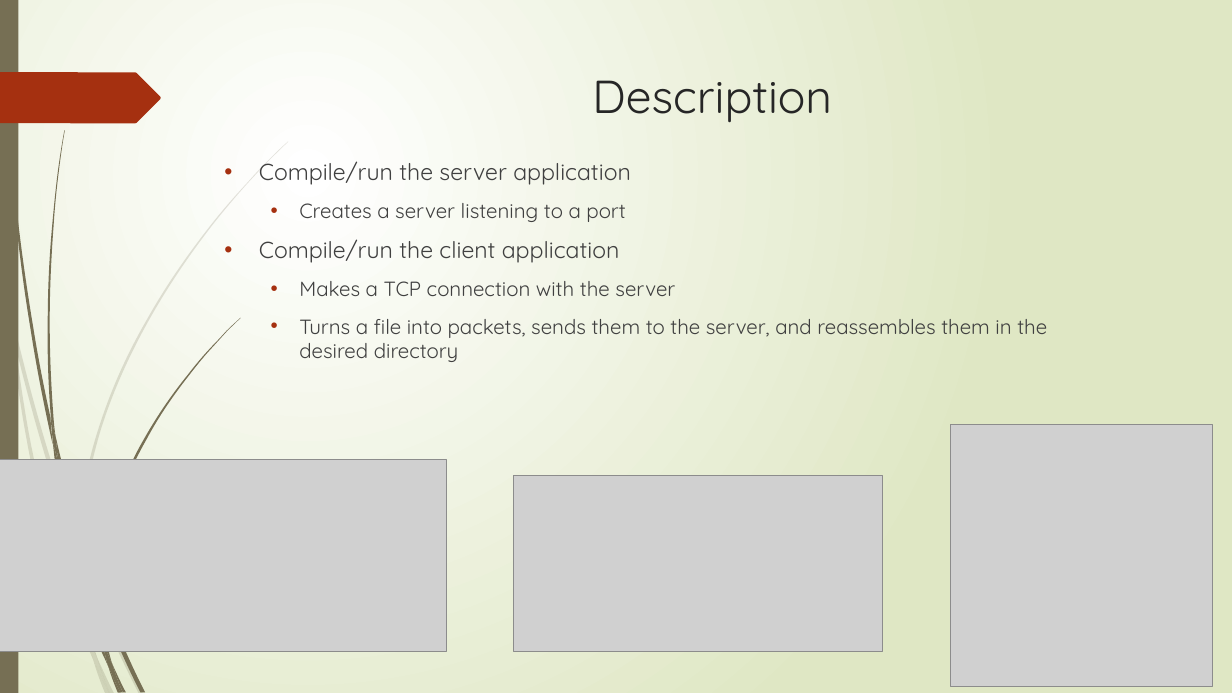
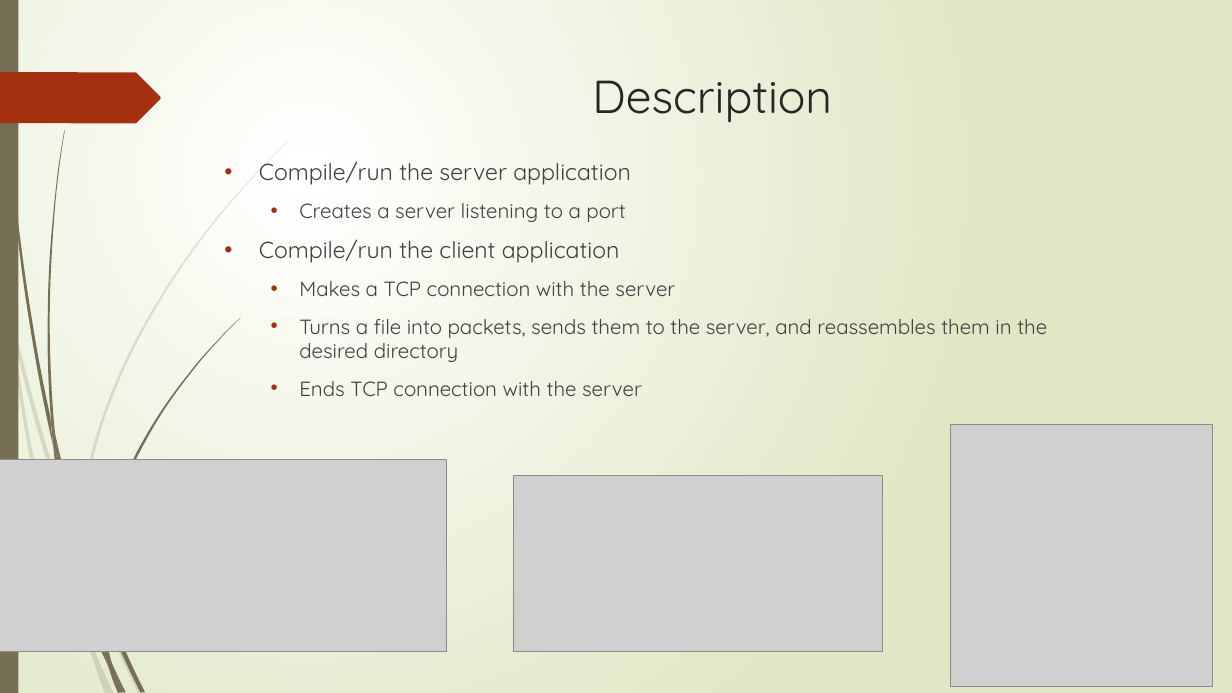
Before and after one commit to obrienthomas13/client-server-application, a slide deck: slide 2 of documents/proposal_presentation.pptx. Drawn at 1232x693 pixels with LibreOffice and Linux fonts; fonts in the diff are those of the drawing; grey boxes stand for pictures. Boxes give left, top, right and bottom in pixels: in the first picture for what was removed or moved away, otherwise in the second. Text is boxed around its words. In the diff, an @@ line names an element or a change of style, - is before the commit and + after.

```diff
--- a/documents/proposal_presentation.pptx
+++ b/documents/proposal_presentation.pptx
@@ text at (x1=299, y1=381, x2=642, y2=396): paragraph added @@
+  • Ends TCP connection with the server
```
Also in this commit, not shown: 2 other slides changed, 3 other files.
